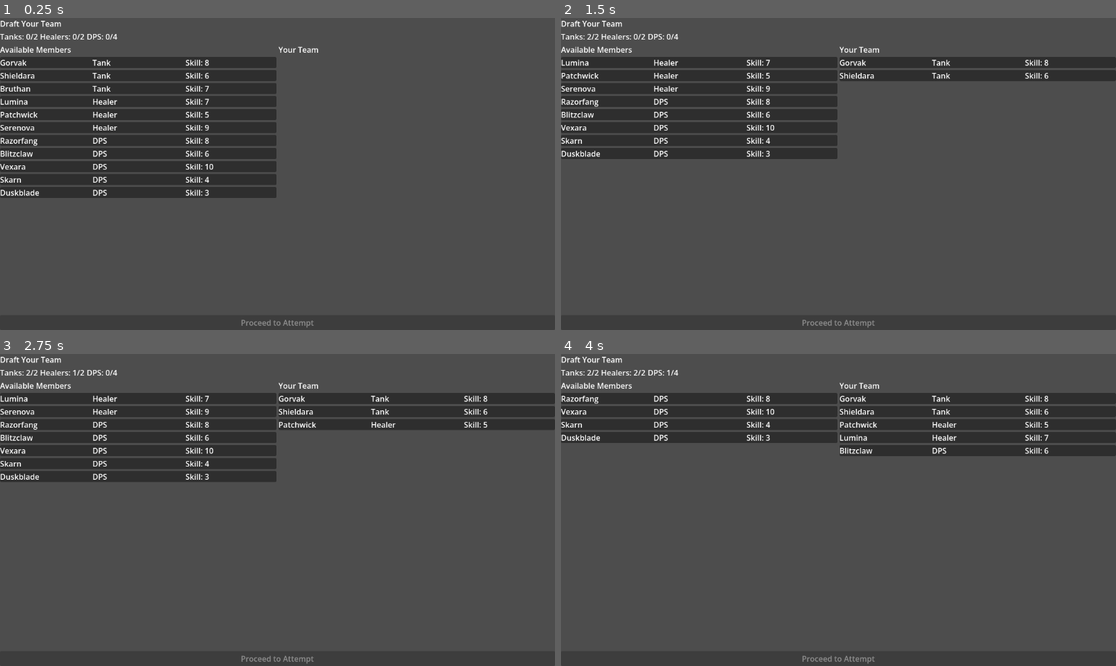
Above: before the commit, frames 1-4 (two rows, left to right).
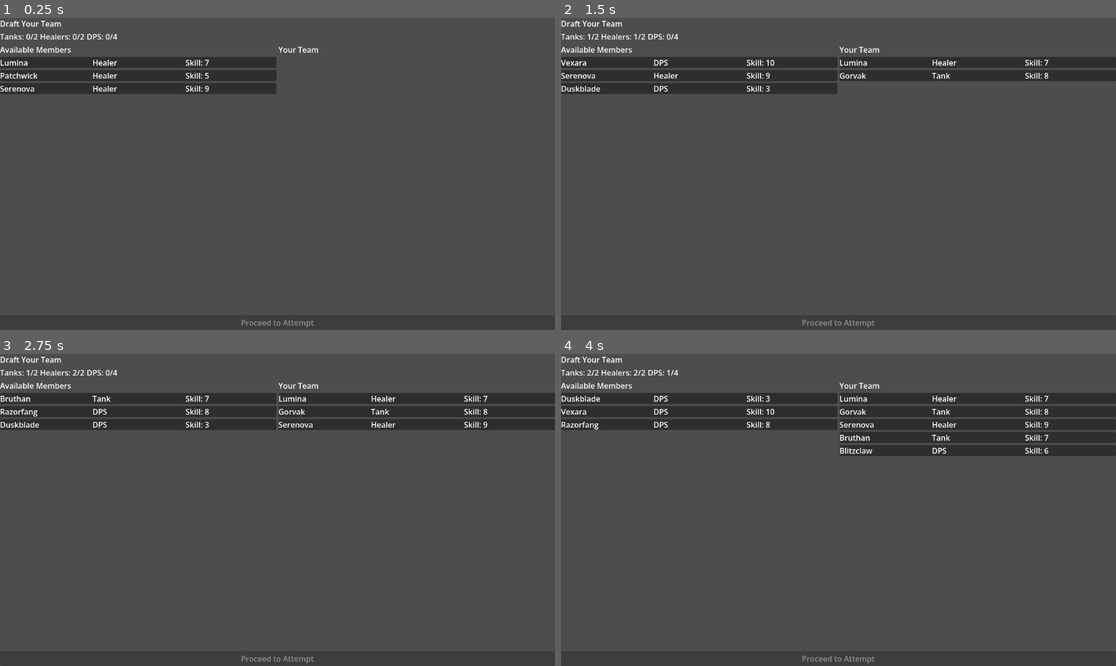
Above: after the commit, the same moments.

Repository: g-trinh/raid-manager
Game: Godot game, scene res://scenes/draft/draft_screen.tscn
The game is run twice, just before and just after one commit, with the same random seed, the same clock (stepped at 60 frames per second) and the same inputs.
Inputs (mouse positions are in pixels of both pictures, inside the frame that each line leads up to):
- Up to frame 1 (0.25 s): no input
- Up to frame 2 (1.5 s): tap Enter at 0.5 s; drag from (699, 61) to (894, 105) at 0.52 s; tap Space at 1.25 s; drag from (699, 61) to (810, 236) at 1.27 s
- Up to frame 3 (2.75 s): tap Enter at 2 s; move the mouse to (138, 410) at 2.02 s; tap Ctrl at 2.1 s; click (138, 410) at 2.17 s
- Up to frame 4 (4 s): tap Space at 2.75 s; drag from (699, 397) to (672, 463) at 2.77 s; tap Enter at 3.5 s; drag from (699, 410) to (866, 510) at 3.52 s

The runs differ from the first frame. In frame 1, 14% of the frame differs, in the area x 0-50%, y 13-58%; in frame 2, 9.0%; in frame 3, 7.4%; in frame 4, 2.3%.

Commit message:
feat(draft): migrate draft_screen to round-based draft API
- Replace DraftState.get_available_members() with DraftState.current_candidates
- Connect DraftState.round_drawn signal to _refresh_available_panel in _ready()
- Remove manual _refresh_available_panel() call from _on_member_selected() as the panel is now driven by the round_drawn signal

Co-Authored-By: Claude Sonnet 4.6 <noreply@anthropic.com>

Diff:
--- a/game/scenes/draft/draft_screen.gd
+++ b/game/scenes/draft/draft_screen.gd
@@ -13,6 +13,7 @@
 	DraftState.reset()
 	DraftState.member_selected.connect(_on_member_selected)
 	DraftState.draft_completed.connect(_on_draft_completed)
+	DraftState.round_drawn.connect(_refresh_available_panel)
 	proceed_button.pressed.connect(_on_proceed_pressed)
 	_refresh_available_panel()
 	_update_slot_tracker()
@@ -20,7 +21,7 @@
 func _refresh_available_panel() -> void:
 	for child in member_grid.get_children():
 		child.queue_free()
-	for member_data in DraftState.get_available_members():
+	for member_data in DraftState.current_candidates:
 		var card = MemberCardScene.instantiate()
 		member_grid.add_child(card)
 		card.setup(member_data, true)
@@ -33,7 +34,6 @@
 	var card = MemberCardScene.instantiate()
 	team_list.add_child(card)
 	card.setup(member, false)
-	_refresh_available_panel()
 	_update_slot_tracker()
 
 func _update_slot_tracker() -> void:
